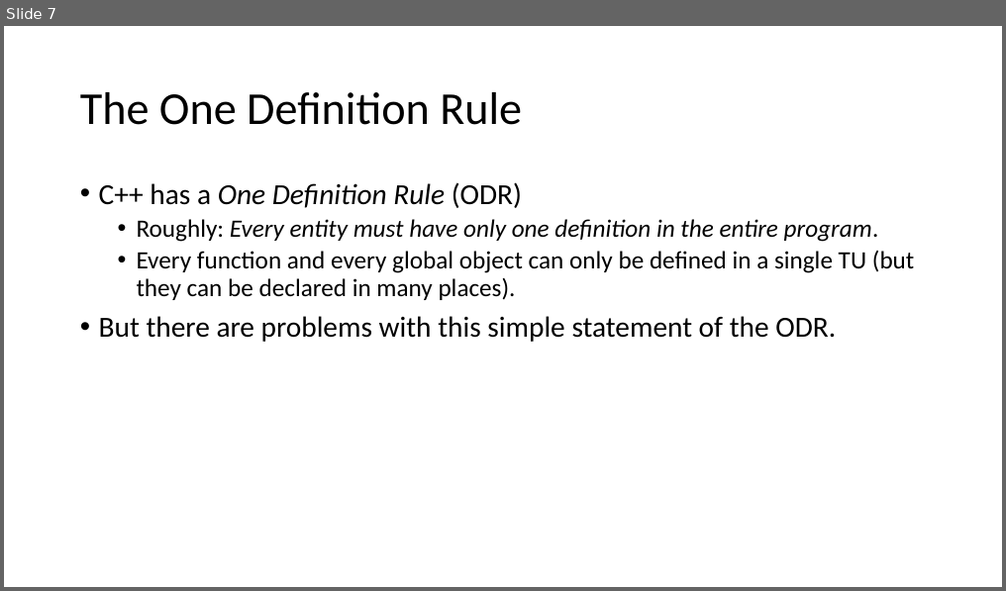
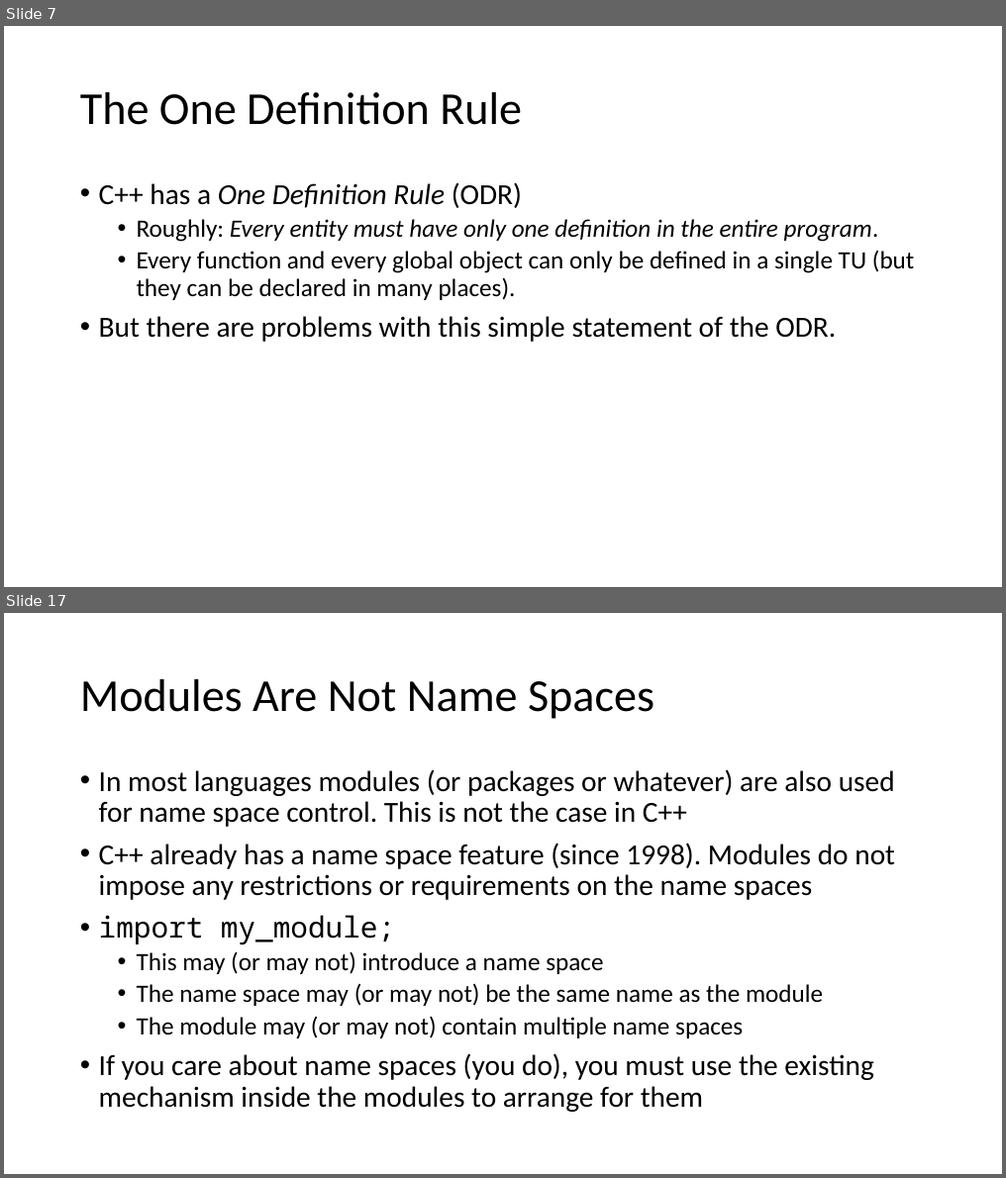
Before and after one commit to pchapin/cpp, a slide deck: Presentations/Modules.pptx. Shown one above the other, each under a label of ours: slide 7 before the commit, slides 7 and 17 after it; the slides between them are not shown. The pictures are 1006x591 and 1006x1178 pixels, drawn with LibreOffice and Linux fonts; fonts in the diff are those of the drawing. Boxes give left, top, right and bottom in pixels: in the first picture for what was removed or moved away, otherwise in the second. Text is boxed around its words. In the diff, an @@ line names an element or a change of style, - is before the commit and + after.

Commit message:
Added some slides to the Modules presentation.

```diff
--- a/Presentations/Modules.pptx
+++ b/Presentations/Modules.pptx
@@ slide 17 added at [4, 613, 1002, 1174], background #FFFFFF @@
@@ title added at [80, 679, 654, 719], 44 pt, text #000000 @@
+Modules Are Not Name Spaces
@@ text added at [99, 769, 895, 1112], 28 pt, text #000000 @@
+• In most languages modules (or packages or whatever) are also used for name space control. This is not the case in C++
+• C++ already has a name space feature (since 1998). Modules do not impose any restrictions or requirements on the name spaces
+• import my_module;
+  • This may (or may not) introduce a name space
+  • The name space may (or may not) be the same name as the module
+  • The module may (or may not) contain multiple name spaces
+• If you care about name spaces (you do), you must use the existing mechanism inside the modules to arrange for them
```
Also in this commit, not shown: 8 slides changed, 7 other slides added.
